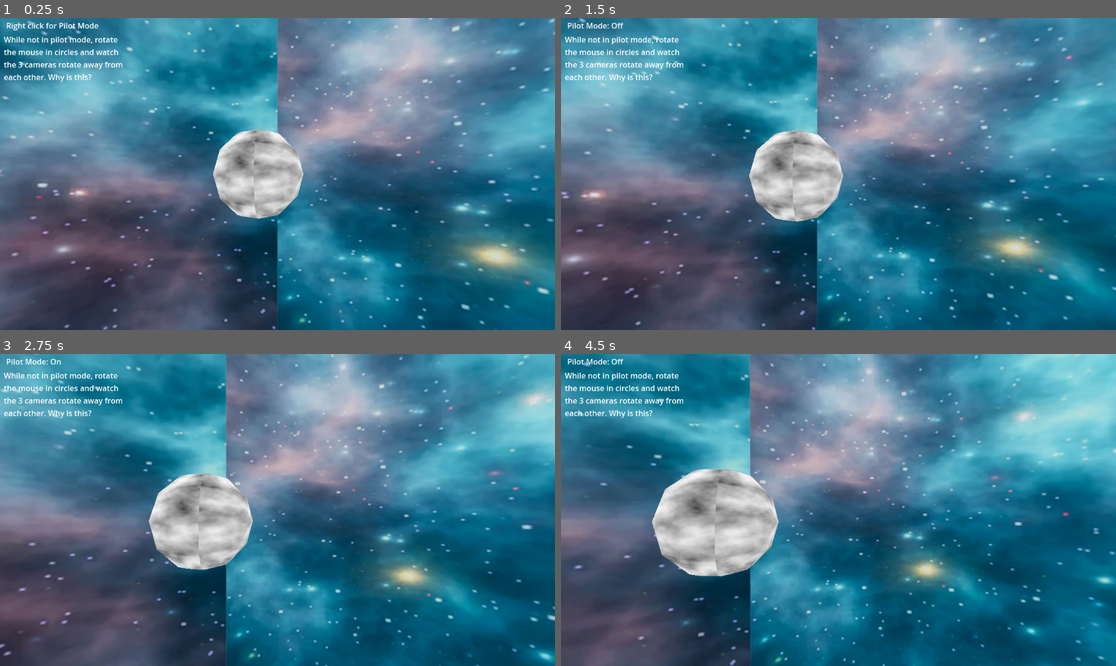
Above: before the commit, frames 1-4 (two rows, left to right).
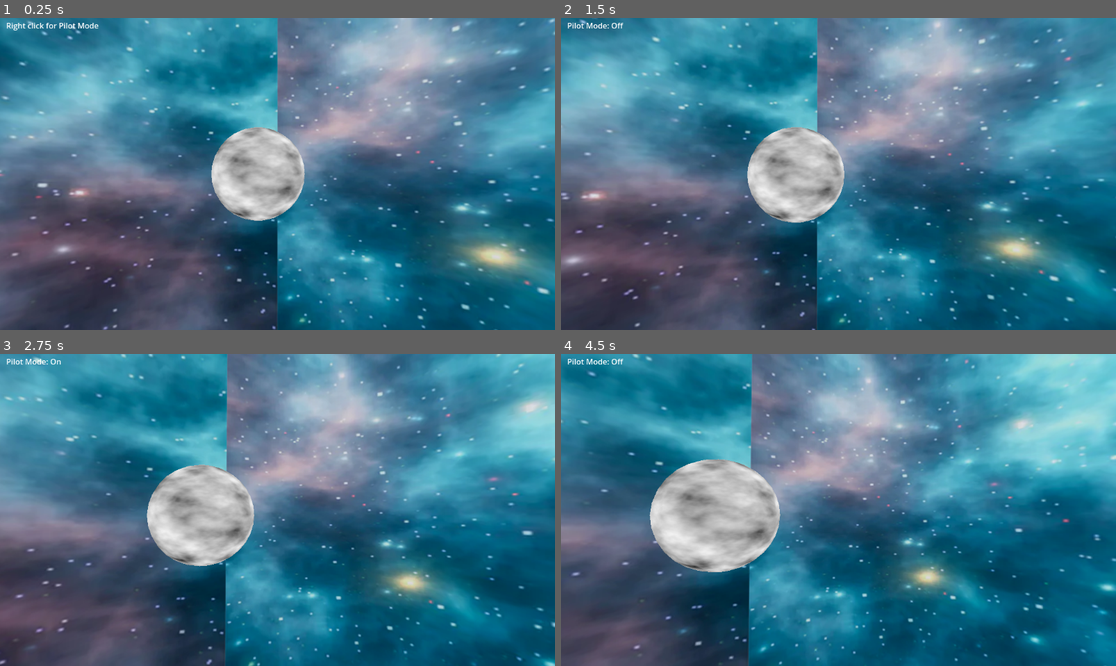
Above: after the commit, the same moments.

Repository: krazyjakee/godot-triple-layer-camera-rotation
Game: Godot game, scene res://Skybox.tscn
Two runs of this game, one before a commit and one after it. Both use one fixed random seed, a clock stepped at 60 frames per second and the inputs below.
Inputs (mouse positions are in pixels of both pictures, inside the frame that each line leads up to):
- Up to frame 1 (0.25 s): no input
- Up to frame 2 (1.5 s): tap Enter at 0.5 s; move the mouse to (866, 174) at 0.52 s; hold W (up) from 0.53 s (still down); right-click (866, 174) at 0.6 s; tap Space (jump) at 0.77 s; move the mouse to (810, 174) at 1.27 s; right-click (810, 174) at 1.35 s
- Up to frame 3 (2.75 s): keep holding W (up); tap Space (jump) at 1.52, 2 s; move the mouse to (288, 503) at 2.02 s; right-click (288, 503) at 2.1 s
- Up to frame 4 (4.5 s): keep holding W (up); move the mouse to (832, 516) at 2.77 s; right-click (832, 516) at 2.85 s; tap Space (jump) at 3.02, 3.77 s; tap Enter at 3.5 s; move the mouse to (877, 513) at 3.52 s; right-click (877, 513) at 3.6 s; move the mouse to (794, 506) at 4.27 s; right-click (794, 506) at 4.35 s

The runs differ from the first frame. In frame 1, 3.0% of the frame differs, in the area x 0-55%, y 6-66%; in frame 2, 4.8%; in frame 3, 14%; in frame 4, 18%, in the area x 0-100%, y 0-100%.

Commit message:
clean up and comment

Diff:
--- a/CharacterBody3D.gd
+++ b/CharacterBody3D.gd
@@ -12,8 +12,9 @@
 
 @onready var head = get_node("Head")
 @onready var outside_camera = get_tree().root.get_node("Node3D/SubViewportContainer/Space/CharacterBody3D")
-@onready var outside_camera_3d = get_tree().root.get_node("Node3D/SubViewportContainer/Space/CharacterBody3D/Camera3D")
+@onready var outside_camera_3d = outside_camera.get_node("Camera3D")
 @onready var distant_camera = get_tree().root.get_node("Node3D/SubViewportContainer/Skybox/CharacterBody3D")
+@onready var distant_camera_3d = distant_camera.get_node("Camera3D")
 @onready var gui = get_tree().root.get_node("Node3D/CanvasLayer")
 @onready var hud = get_tree().root.get_node("Node3D/CanvasLayer2")
 @onready var pilot_label: Label = hud.get_node("Label")
@@ -50,7 +51,6 @@
       velocity.y = JUMP_VELOCITY
 
     # Get the input direction and handle the movement/deceleration.
-    # As good practice, you should replace UI actions with custom gameplay actions.
     var input_dir = Input.get_vector("left", "right", "up", "down")
     var direction = (transform.basis * Vector3(input_dir.x, 0, input_dir.y)).normalized()
     if direction:
@@ -76,7 +76,7 @@
   # Handle other cameras
   outside_camera_3d.rotate_object_local(Vector3(1, 0, 0), look_angle.x)
   outside_camera.rotate_object_local(Vector3(0, 1, 0), look_angle.y)
-  outside_camera_3d.rotate_object_local(Vector3(1, 0, 0), look_angle.x)
+  distant_camera_3d.rotate_object_local(Vector3(1, 0, 0), look_angle.x)
   distant_camera.rotate_object_local(Vector3(0, 1, 0), look_angle.y)
 
   mouse_rotation = Vector2.ZERO
--- a/PilotCamera.gd
+++ b/PilotCamera.gd
@@ -18,14 +18,17 @@
 func _input(event: InputEvent):
   if pilot_active:
     if event is InputEventMouseMotion:
+      # Grab the mouse input
       mouse_axis.y += clamp(event.relative.x * SENSITIVITY, -MOUSE_PULL_CAP, MOUSE_PULL_CAP)
       mouse_axis.x += clamp(event.relative.y * SENSITIVITY, -MOUSE_PULL_CAP, MOUSE_PULL_CAP)
 
-func _process(delta):
+func _physics_process(delta):
   if pilot_active and gui.visible == false:
+    # Grab Q and E input for barrel roll
     if Input.is_action_pressed("pilot_roll_left"): roll_rotation = ACCELERATION
     if Input.is_action_pressed("pilot_roll_right"): roll_rotation = -ACCELERATION
 
+    # Rotate the camera objects in the same way as the player is set up (With X axis object being the camera itself).
     outside_camera_3d.rotate_object_local(Vector3(1, 0, 0), -mouse_axis.x * delta)
     rotate_object_local(Vector3(0, 1, 0), -mouse_axis.y * delta)
     rotate_object_local(Vector3(0, 0, 1), roll_rotation * delta)
@@ -33,10 +36,12 @@
     distant_camera.rotate_object_local(Vector3(0, 1, 0), -mouse_axis.y * delta)
     distant_camera.rotate_object_local(Vector3(0, 0, 1), roll_rotation * delta)
 
+    # Implement deceleration
     mouse_axis.x = lerp(mouse_axis.x, 0.0, DECELERATION * delta)
     mouse_axis.y = lerp(mouse_axis.y, 0.0, DECELERATION * delta)
     roll_rotation = lerp(roll_rotation, 0.0, DECELERATION * delta)
 
+    # Perform movement in 3D space
     var input_dir = Input.get_vector("left", "right", "up", "down")
     var direction = (transform.basis * Vector3(input_dir.x, 0, input_dir.y)).normalized()
     velocity.x = lerp(velocity.x, direction.x * SPEED, ACCELERATION * delta)
--- a/Skybox.tscn
+++ b/Skybox.tscn
@@ -30,6 +30,7 @@
 [sub_resource type="FastNoiseLite" id="FastNoiseLite_rl01a"]
 
 [sub_resource type="NoiseTexture2D" id="NoiseTexture2D_u2nu2"]
+seamless = true
 color_ramp = SubResource("Gradient_v1kjs")
 noise = SubResource("FastNoiseLite_rl01a")
 
@@ -72,7 +73,9 @@
 
 [node name="CSGSphere3D" type="CSGSphere3D" parent="SubViewportContainer/Space"]
 transform = Transform3D(1, 0, 0, 0, 1, 0, 0, 0, 1, -0.534237, 0, -5.81265)
-radius = 1.27685
+radius = 1.303
+radial_segments = 18
+rings = 16
 material = SubResource("StandardMaterial3D_keg7x")
 
 [node name="CharacterBody3D" type="CharacterBody3D" parent="SubViewportContainer/Space"]
@@ -121,14 +124,4 @@
 offset_bottom = 30.0
 text = "Right click for Pilot Mode"
 
-[node name="Label2" type="Label" parent="CanvasLayer2"]
-offset_left = 8.0
-offset_top = 33.0
-offset_right = 450.0
-offset_bottom = 232.0
-text = "While not in pilot mode, rotate
-the mouse in circles and watch
-the 3 cameras rotate away from
-each other. Why is this?"
-
 [connection signal="pressed" from="CanvasLayer/Quit" to="CanvasLayer" method="_on_quit_pressed"]
